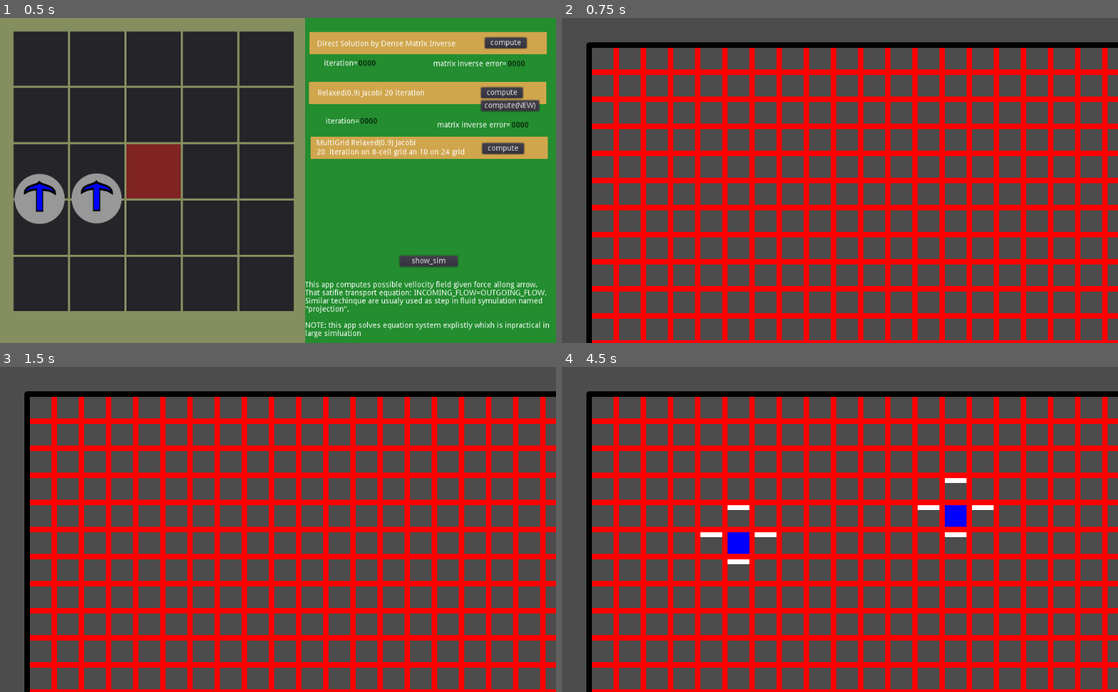
Above: before the commit, frames 1-4 (two rows, left to right).
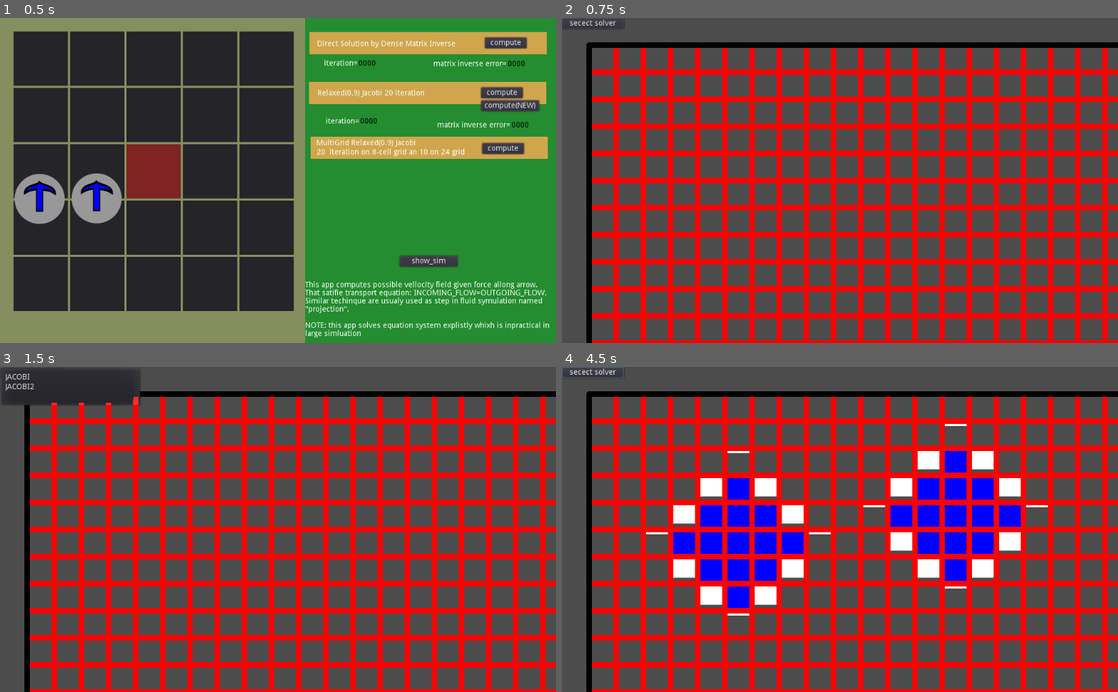
Above: after the commit, the same moments.

Repository: Lap-Luck/Fluid-Velocity-Solver-Demo
Game: Godot game, scene res://res/Main.tscn
The game is run twice, just before and just after one commit, with the same random seed, the same clock (stepped at 60 frames per second) and the same inputs. The engine's default icon, where the game draws it, is replaced by a stand-in: a white triangle on a blue panel in a dark square.
Inputs (mouse positions are in pixels of both pictures, inside the frame that each line leads up to):
- Up to frame 1 (0.5 s): no input
- Up to frame 2 (0.75 s): click "show_sim" at 0.5 s
- Up to frame 3 (1.5 s): click (33, 373) at 1.25 s, where only the run after the commit has a clickable "secect solver"
- Up to frame 4 (4.5 s): click (595, 373) at 2 s, where only the run after the commit has a clickable "secect solver"; click (595, 373) at 2.75 s, where only the run after the commit has a clickable "secect solver"; tap Enter at 3.5 s; move the mouse to (962, 513) at 3.52 s; click (962, 513) at 3.67 s; tap Space at 4.25 s; move the mouse to (728, 545) at 4.27 s; click (728, 545) at 4.42 s

Frame 1 is identical in both runs. In frame 2, less than 0.1% of the frame differs, in the area x 1-10%, y 0-3%; in frame 3, 2.6%; in frame 4, 10%, in the area x 0-88%, y 0-77%.

Commit message:
Add files via upload
Same changes to "fluid fill demo" due to profiling. Still many routine take too much time

Diff:
--- a/lib/tools.gd
+++ b/lib/tools.gd
@@ -168,6 +168,15 @@
 			else:
 				res+=data[i]._to_string()+"\n"
 		return res
+	#NEW!!!!!!
+	func get_diagonal_cooficients():
+		var res=[]
+		for e_id in range(data.size()):
+			var to_res=0.0
+			for id in range(data[e_id].variables.size()):
+				to_res+=data[e_id].weights[id] if data[e_id].variables[id]==e_id else 0.0
+			res.append(to_res)
+		return res
 	func get_matrix():
 		var dim=data.size()
 		var res=Matrix.new(dim)
--- a/res/grow_demo/Fluid_add.gd
+++ b/res/grow_demo/Fluid_add.gd
@@ -77,6 +77,60 @@
 		new_ceil.set_color(color)
 	return new_ceil
 
+class grid_dict:
+	var pos2id:Array
+	var size:int
+	var values
+
+	func _init(dim:int):
+		pos2id=Tools.zeros(dim*dim)
+		values=[null]#for first unused elemnt
+		size=dim
+
+	func add2(x:int,y:int,value):
+		var id=values.size()
+		values.append(value)
+		pos2id[x+y*size]=id
+
+	func data(x:int,y:int):
+		return values[pos2id[x+y*size]]
+
+	func _to_string():
+		var dic={}
+		for x in range(size):
+			dic[x]={}
+			for y in range(size):
+				if not pos2id[x+y*size]==0:
+					dic[x][y]=values[pos2id[x+y*size]]
+		return String(dic)
+
+	func from_dictionary(d:Dictionary,size:int):
+
+		#var res=grid_dict.new(size)
+
+		var ks=d.keys()
+		var vs=d.values()
+		if vs.size()==0:
+			assert(false)
+		if vs[0] is Dictionary:
+			#data is represteted as x dictionary na y subdictionary
+			#A B
+			#C D
+			#is saved as {0:{0:A,1:C},1:{0:B,1:D}}
+			for id in range(ks.size()):
+				var x=ks[id]
+				var d2=vs[id]
+				for id2 in range(d2.size()):
+					var y=d2.keys()[id2]
+					var value=d2.values()[id2]
+					add2(x,y,value)
+		else:
+			print("TODO")
+			assert(false)
+		#print("from",d)
+		#print("res",self)
+		return self
+
 var tab:={}
 func _ready():
 	init_grid()
@@ -86,6 +140,7 @@
 			for y in range(1,20+1):
 				tab[x][y]=add_ceil(x,y,Color(256,0,0))
 		add_ceil(1,1,Color(0,0,0),20,20)
+	my_grid=grid_dict.new(21).from_dictionary(tab,21)
 
 func is_overflow(x:int,y:int,var t:float=0.0):
 	#is this cell contected to cell that has over 1.0 fill value
@@ -95,53 +150,117 @@
 			return true
 	return false
 
+var  my_grid
+
 func normalize_fluid(x:int,y:int):
+	var times={}
+
 	var near_xy=query_grid(x,y,"FULL")
 	var eqautions:Tools.EquationSystem=Tools.EquationSystem.new()
-	for n_id in range(near_xy.size()):
-		var e:Tools.Equation=Tools.Equation.new()
-		var nx=int(near_xy[n_id].x)
-		var ny=int(near_xy[n_id].y)
-		e.add(n_id,float(neibour_size(nx,ny)))
-		for vec in [Vector2(-1,0),Vector2(1,0),Vector2(0,-1),Vector2(0,1)]:
-			if near_xy[n_id]+vec in near_xy:
-				var n2_id=near_xy.find(near_xy[n_id]+vec)
-				e.add(n2_id,-1.0)
-
-		e.value=tab[nx][ny].fill_value-1.0
-		eqautions.add(e)
+
+
+	times["start"]=OS.get_ticks_usec()
+	if true:
+		for n_id in range(near_xy.size()):
+			var e:Tools.Equation=Tools.Equation.new()
+			var nx=int(near_xy[n_id].x)
+			var ny=int(near_xy[n_id].y)
+			e.add(n_id,float(neibour_size(nx,ny)))
+			for vec in [Vector2(-1,0),Vector2(1,0),Vector2(0,-1),Vector2(0,1)]:
+				if near_xy[n_id]+vec in near_xy:
+					var n2_id=near_xy.find(near_xy[n_id]+vec)
+					e.add(n2_id,-1.0)
+			e.value=tab[nx][ny].fill_value-1.0
+			eqautions.add(e)
+
+		times["t1A"]=OS.get_ticks_usec()
+		#print("<TIMEA>:",OS.get_ticks_usec()-btime,"us")
+	times["t1B"]=OS.get_ticks_usec()
+	#print("<TIME>	eqation created in:",OS.get_ticks_usec()-stime,"us")
 	#print("normalize")
 	#print(near_xy)
 	#print(eqautions)
-	var water_spash:PoolRealArray=raf_solve(eqautions,"JACOBI")
-	for n_id in range(near_xy.size()):
-		var nx=int(near_xy[n_id].x)
-		var ny=int(near_xy[n_id].y)
-		var spash=water_spash[n_id]
-		tab[nx][ny].fill_value-=spash*neibour_size(nx,ny)
-		var near=neibour_ids(nx,ny)
-		assert(near.size()==neibour_size(nx,ny))
-		for n_xy in near:
-			tab[n_xy[0]][n_xy[1]].fill_value+=spash
+	if true:
+		var water_spash:PoolRealArray=raf_solve(eqautions,solver)
+		var btime=OS.get_ticks_usec()
+		times["t2"]=OS.get_ticks_usec()
+		#print("<#2>:",OS.get_ticks_usec()-stime,"us")
+		for n_id in range(near_xy.size()):
+			var nx=int(near_xy[n_id].x)
+			var ny=int(near_xy[n_id].y)
+			var spash=water_spash[n_id]
+			tab[nx][ny].fill_value-=spash*neibour_size(nx,ny)
+			var near=neibour_ids(nx,ny)
+			assert(near.size()==neibour_size(nx,ny))
+			for n_xy in near:
+				tab[n_xy[0]][n_xy[1]].fill_value+=spash
+
+		times["t3A"]=OS.get_ticks_usec()
+		#print("<TIMEB>:",OS.get_ticks_usec()-btime,"us")
+	else:
+
+
+		var water_spash:PoolRealArray=raf_solve(eqautions,"JACOBI")
+		times["t2"]=OS.get_ticks_usec()
+		for n_id in range(near_xy.size()):
+			var nx=int(near_xy[n_id].x)
+			var ny=int(near_xy[n_id].y)
+			var spash=water_spash[n_id]
+			my_grid.data(nx,ny).fill_value-=spash*neibour_size(nx,ny)
+			var near=neibour_ids(nx,ny)
+			assert(near.size()==neibour_size(nx,ny))
+			for n_xy in near:
+				my_grid.data(n_xy[0],n_xy[1]).fill_value+=spash
+			times["t3A"]=OS.get_ticks_usec()
+	times["t3B"]=OS.get_ticks_usec()
+	for k in times.keys():
+		print("<#TIME>",k,"=",times[k]-times["start"])
+	#print("<TIME>	normalize in:",OS.get_ticks_usec()-stime,"us")
 
 
 func raf_solve(eq,way):
-
+	var stime=OS.get_ticks_usec()
+
+	#NEW!!!!
 	var res
 	match way:
 		"JACOBI":
 			var relaxation=0.1
+			var dim=eq.data.size()
+			var x:PoolRealArray=Tools.zeros(dim)
+			var digolnal=eq.get_diagonal_cooficients()
+			if false:
+				print("##############")
+				print(eq)
+				print(digolnal)
+				print("##############")
+			for try in range(10):
+				for equation_id in range(dim):
+					var e:Tools.Equation=eq.data[equation_id]
+					var value:float=e.value
+					var variables=e.variables
+					var weights=e.weights
+
+					var c_value=0.0
+					for id in range(variables.size()):
+						c_value+=x[variables[id]]*weights[id]
+					x[equation_id]+=(1.0-relaxation)*(value-c_value)/digolnal[equation_id]
+			res=x
+
+		"JACOBI2":
+			var relaxation=0.1
 
 			var m:Tools.Matrix=eq.get_matrix()
 			var v:PoolRealArray=eq.get_vector()
 			var x:PoolRealArray=Tools.zeros(v.size())
-			for try in range(30):
+			for try in range(10):
 				var err=Tools.vector_sub(m.mul(x),v)
 				for i in range(err.size()):
 					x[i]-=(1.0-relaxation)*err[i]/m.get_value(i,i)
 			res=x
 		_:
 			assert(false)
+	print("<TIME>	solve step took:",OS.get_ticks_usec()-stime,"us")
 	return res
 
 
@@ -173,17 +292,31 @@
 		#	for n in near:
 		#		add_fluid(n[0],n[1],overflow/near.size())
 
-
+var solver="none"
 func click(pos:Vector2):
-	var x=int(floor(pos.x/50.0))
-	var y=int(floor(pos.y/50.0))
-	print("click at ",x,",",y)
-	if tab.has(x):
-		if tab.has(y):
-			#tab[x][y].visible=false
-			self.add_fluid(x,y,2.1)
-
-
+	match solver:
+		"JACOBI":
+			var stime=OS.get_ticks_usec()
+			var x=int(floor(pos.x/50.0))
+			var y=int(floor(pos.y/50.0))
+			print("click at ",x,",",y)
+			if tab.has(x):
+				if tab.has(y):
+					#tab[x][y].visible=false
+					self.add_fluid(x,y,20.1)
+
+			print("<TIME>	sim step took:",OS.get_ticks_usec()-stime,"us")
+		"JACOBI2":
+			var stime=OS.get_ticks_usec()
+			var x=int(floor(pos.x/50.0))
+			var y=int(floor(pos.y/50.0))
+			print("click at ",x,",",y)
+			if tab.has(x):
+				if tab.has(y):
+					#tab[x][y].visible=false
+					self.add_fluid(x,y,20.1)
+
+			print("<TIME>	sim step took:",OS.get_ticks_usec()-stime,"us")
 	#for c in get_children():
 
 	#	if c is Node2D:
--- a/res/grow_demo/Fluid_add.tscn
+++ b/res/grow_demo/Fluid_add.tscn
@@ -1,7 +1,8 @@
-[gd_scene load_steps=3 format=2]
+[gd_scene load_steps=4 format=2]
 
 [ext_resource path="res://res/grow_demo/Fluid_add.gd" type="Script" id=1]
 [ext_resource path="res://res/grow_demo/ceil.gd" type="Script" id=2]
+[ext_resource path="res://res/grow_demo/PopupMenu2.gd" type="Script" id=3]
 
 [node name="Fluid_Demo" type="Node"]
 script = ExtResource( 1 )
@@ -31,3 +32,25 @@
 
 [node name="Line2D_D" type="Line2D" parent="ceil"]
 points = PoolVector2Array( 0, 50, 50, 50 )
+
+[node name="Button" type="Button" parent="."]
+margin_right = 114.0
+margin_bottom = 20.0
+text = "secect solver"
+__meta__ = {
+"_edit_use_anchors_": false
+}
+
+[node name="PopupMenu2" type="PopupMenu" parent="."]
+margin_right = 261.0
+margin_bottom = 73.0
+items = [ "JACOBI", null, 0, false, false, 0, 0, null, "", false, "JACOBI2", null, 0, false, false, 1, 0, null, "", false ]
+hide_on_item_selection = false
+hide_on_checkable_item_selection = false
+script = ExtResource( 3 )
+__meta__ = {
+"_edit_use_anchors_": false
+}
+
+[connection signal="pressed" from="Button" to="PopupMenu2" method="_on_Button_pressed"]
+[connection signal="id_pressed" from="PopupMenu2" to="PopupMenu2" method="_on_PopupMenu2_id_pressed"]
--- /dev/null
+++ b/res/grow_demo/PopupMenu2.gd
@@ -0,0 +1,24 @@
+extends PopupMenu
+
+
+# Declare member variables here. Examples:
+# var a = 2
+# var b = "text"
+
+
+# Called when the node enters the scene tree for the first time.
+
+
+
+
+# Called every frame. 'delta' is the elapsed time since the previous frame.
+#func _process(delta):
+#	pass
+
+
+func _on_PopupMenu2_id_pressed(id):
+	$"..".solver=get_item_text(id)
+
+
+func _on_Button_pressed():
+	popup()
--- a/res/grow_demo/ceil.gd
+++ b/res/grow_demo/ceil.gd
@@ -21,19 +21,28 @@
 			l.default_color=color
 
 var fill_value:float=0.0
+var to_fill
+var fill_nedded:bool=false
 func fill(value):
-	if value>0.9:
-		$Polygon2D.color=Color.blue
-		if value>1.1:
-			$Polygon2D.color=Color.yellow
-			if value>1.5:
-				$Polygon2D.color=Color.red
-	else:
-		$Polygon2D.color=Color.white
-		if value<0.0:
-			$Polygon2D.color=Color.black
-	$Polygon2D.visible=true
-	$Polygon2D.scale.y=value
+	to_fill=value
+	fill_value=value
+	fill_nedded=true
+func _process(delta):
+	if fill_nedded:
+		fill_nedded=false
+		var value=to_fill
+		if value>0.9:
+			$Polygon2D.color=Color.blue
+			if value>1.1:
+				$Polygon2D.color=Color.yellow
+				if value>1.5:
+					$Polygon2D.color=Color.red
+		else:
+			$Polygon2D.color=Color.white
+			if value<0.0:
+				$Polygon2D.color=Color.black
+		$Polygon2D.visible=true
+		$Polygon2D.scale.y=value
 
 func _ready():
 	if false:
